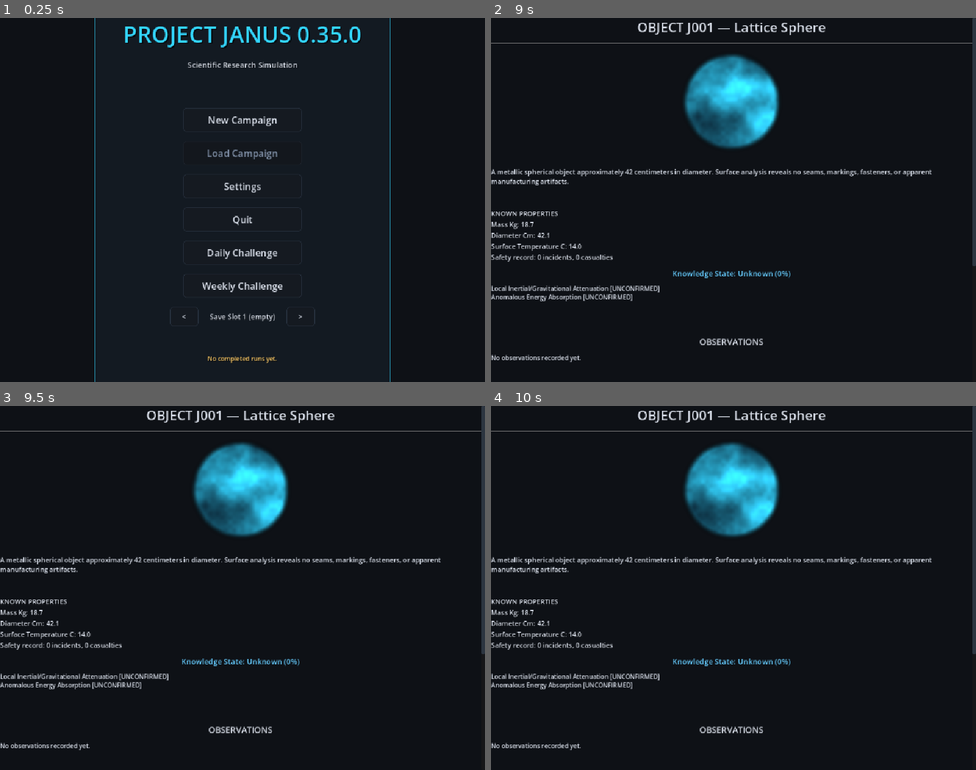
Above: before the commit, frames 1-4 (two rows, left to right).
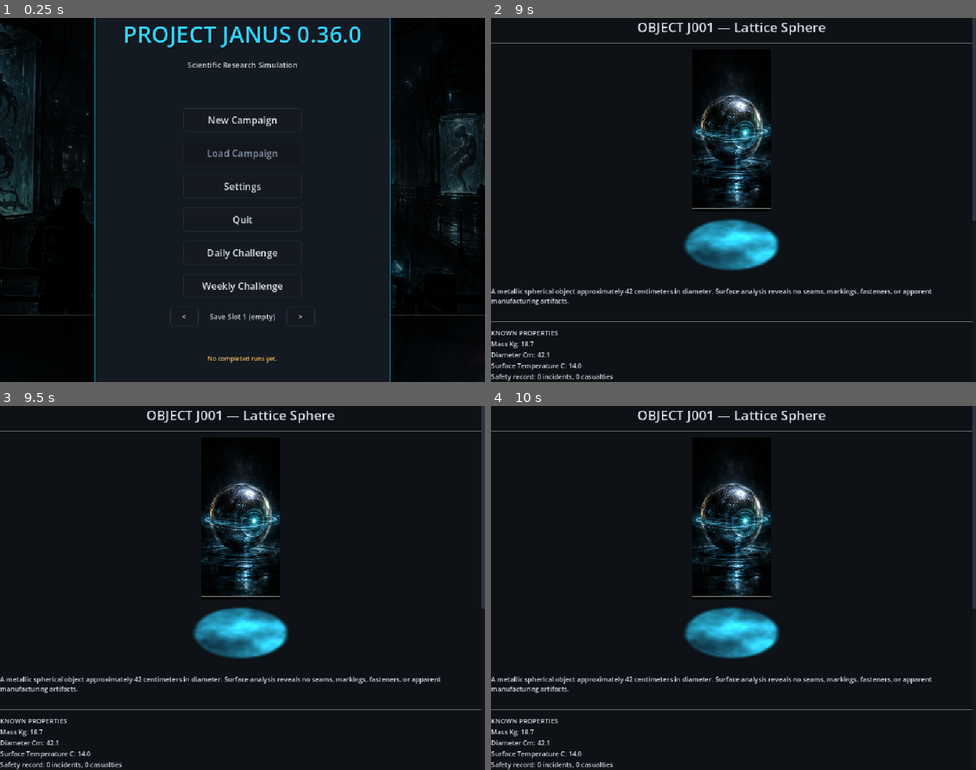
Above: after the commit, the same moments.

Repository: lutecian/project-janus
Game: Godot game, scene res://scenes/main/main_menu.tscn
The game is run twice, just before and just after one commit, with the same random seed, the same clock (stepped at 60 frames per second) and the same inputs.
Inputs (mouse positions are in pixels of both pictures, inside the frame that each line leads up to):
- Up to frame 1 (0.25 s): no input
- Up to frame 2 (9 s): click "New Campaign" at 0.5 s; click "Back" at 1.25 s; click "New Campaign" at 2 s; click "Normal" at 2.75 s; click "Normal" at 3.5 s; click "Sandbox (standard campaign)" at 4.25 s; click "Sandbox (standard campaign)" at 5 s; click "New Game+ (bonus funds, harde…" at 5.75 s; click "New Game+ (bonus funds, harde…" at 6.5 s; click "Begin Campaign" at 7.25 s; click "Skip guided tour" at 8 s; click "Artifact" at 8.75 s
- Up to frame 3 (9.5 s): no input
- Up to frame 4 (10 s): tap Enter at 9.5 s; move the mouse to (840, 569) at 9.52 s; click (840, 569) at 9.67 s

The runs differ from the first frame. In frame 1, 1.6% of the frame differs, in the area x 0-100%, y 1-82%; in frame 2, 11%; in frame 3, 11%, in the area x 0-100%, y 9-100%; in frame 4, 11%.

Commit message:
JANUS 0.36 generated art integrated
- 72 sliced assets from CatGPT pack (7.5MB)
- Portraits: artifacts, staff, directors; places: menu/infirmary
- Facility icons in list rows; null-safe fallbacks everywhere
- ART_BRIEF updated to 18 artifacts + 24 icons
- 28 suites green, no sim changes

Diff:
--- a/scenes/experiment/artifact_detail.gd
+++ b/scenes/experiment/artifact_detail.gd
@@ -2,6 +2,7 @@
 
 @onready var title_label: Label = $ScrollContainer/VBox/title_label
 @onready var portrait_rect: ColorRect = $ScrollContainer/VBox/portrait_rect
+@onready var art_image: TextureRect = $ScrollContainer/VBox/art_image
 @onready var desc_label: RichTextLabel = $ScrollContainer/VBox/desc_label
 
 const PORTRAIT_STYLE := {
@@ -37,7 +38,14 @@
 	_display_artifact()
 
 func _apply_portrait():
-	var style: Dictionary = PORTRAIT_STYLE.get(GameState.artifact.get("id", "J001"), PORTRAIT_STYLE["J001"])
+	var art_id: String = GameState.artifact.get("id", "J001")
+	var tex: Texture2D = load("res://assets/art/artifacts/%s.png" % art_id.to_lower()) as Texture2D
+	if tex != null:
+		art_image.texture = tex
+		art_image.visible = true
+	else:
+		art_image.visible = false
+	var style: Dictionary = PORTRAIT_STYLE.get(art_id, PORTRAIT_STYLE["J001"])
 	var shader := load("res://assets/shaders/artifact_portrait.gdshader") as Shader
 	if shader == null:
 		return
--- a/scenes/experiment/artifact_detail.tscn
+++ b/scenes/experiment/artifact_detail.tscn
@@ -34,9 +34,16 @@
 [node name="Sep1" type="HSeparator" parent="ScrollContainer/VBox"]
 layout_mode = 2
 
+[node name="art_image" type="TextureRect" parent="ScrollContainer/VBox"]
+layout_mode = 2
+custom_minimum_size = Vector2(0, 340)
+size_flags_horizontal = 3
+expand_mode = 1
+stretch_mode = 5
+
 [node name="portrait_rect" type="ColorRect" parent="ScrollContainer/VBox"]
 layout_mode = 2
-custom_minimum_size = Vector2(220, 220)
+custom_minimum_size = Vector2(220, 120)
 size_flags_horizontal = 4
 color = Color(0, 0, 0, 0)
 
--- a/scenes/experiment/helios_intel.gd
+++ b/scenes/experiment/helios_intel.gd
@@ -3,6 +3,7 @@
 @onready var title_label: Label = $ScrollContainer/VBox/title_label
 @onready var market_bars: Control = $ScrollContainer/VBox/market_bars
 @onready var helios_info: Label = $ScrollContainer/VBox/helios_info
+@onready var directors_row: HBoxContainer = $ScrollContainer/VBox/directors_row
 @onready var reports_label: RichTextLabel = $ScrollContainer/VBox/reports_label
 @onready var btn_back: Button = $ScrollContainer/VBox/ButtonRow/btn_back
 
@@ -29,6 +30,7 @@
 			rd.get("name", "?"), float(rd.get("share", 0))
 		]
 	helios_info.text = market_text
+	_populate_directors(ordered)
 
 	var reports_text := ""
 	var reports: Array = GameState.intelligence_reports
@@ -44,5 +46,33 @@
 			]
 	reports_label.text = reports_text
 
+func _populate_directors(ordered: Array):
+	for child in directors_row.get_children():
+		child.queue_free()
+	for r in ordered:
+		var rd: Dictionary = r as Dictionary
+		if rd.get("acquired_by_player", false) or rd.get("status", "active") != "active":
+			continue
+		var key: String = rd.get("id", "").replace("RIV_", "").to_lower()
+		var tex: Texture2D = load("res://assets/art/directors/%s.png" % key) as Texture2D
+		if tex == null:
+			continue
+		var cell := VBoxContainer.new()
+		cell.add_theme_constant_override("separation", 2)
+		var img := TextureRect.new()
+		img.texture = tex
+		img.custom_minimum_size = Vector2(96, 120)
+		img.expand_mode = 1
+		img.stretch_mode = 5
+		cell.add_child(img)
+		var name := Label.new()
+		name.text = rd.get("director", rd.get("name", "?"))
+		name.add_theme_font_size_override("font_size", 11)
+		name.horizontal_alignment = HORIZONTAL_ALIGNMENT_CENTER
+		name.autowrap_mode = 2
+		name.custom_minimum_size = Vector2(96, 0)
+		cell.add_child(name)
+		directors_row.add_child(cell)
+
 func _on_back():
 	get_tree().change_scene_to_file("res://scenes/laboratory/laboratory.tscn")
--- a/scenes/experiment/helios_intel.tscn
+++ b/scenes/experiment/helios_intel.tscn
@@ -46,6 +46,17 @@
 theme_override_font_sizes/font_size = 14
 text = "Rival Information"
 
+[node name="DirectorsHeader" type="Label" parent="ScrollContainer/VBox"]
+layout_mode = 2
+theme_override_font_sizes/font_size = 16
+text = "PERSONS OF INTEREST"
+horizontal_alignment = 1
+
+[node name="directors_row" type="HBoxContainer" parent="ScrollContainer/VBox"]
+layout_mode = 2
+theme_override_constants/separation = 8
+alignment = 1
+
 [node name="Sep2" type="HSeparator" parent="ScrollContainer/VBox"]
 layout_mode = 2
 
--- a/scenes/experiment/scientist_detail.gd
+++ b/scenes/experiment/scientist_detail.gd
@@ -5,6 +5,7 @@
 @onready var skills_label: Label = $ScrollContainer/VBox/skills_label
 @onready var traits_label: Label = $ScrollContainer/VBox/traits_label
 @onready var train_hint: Label = $ScrollContainer/VBox/train_hint
+@onready var staff_image: TextureRect = $ScrollContainer/VBox/staff_image
 @onready var train_container: VBoxContainer = $ScrollContainer/VBox/train_container
 @onready var status_label: Label = $ScrollContainer/VBox/status_label
 @onready var history_label: RichTextLabel = $ScrollContainer/VBox/history_label
@@ -26,6 +27,13 @@
 		scientist.get("first_name", "?"),
 		scientist.get("last_name", "?")
 	]
+	var portrait_key: String = scientist.get("id", "").replace("SCIENTIST_", "").to_lower()
+	var portrait: Texture2D = load("res://assets/art/staff/%s.png" % portrait_key) as Texture2D
+	if portrait != null:
+		staff_image.texture = portrait
+		staff_image.visible = true
+	else:
+		staff_image.visible = false
 	specialty_label.text = "Specialty: %s" % scientist.get("primary_specialty", "unknown").replace("_", " ").capitalize()
 
 	var skills: Dictionary = scientist.get("skills", {})
--- a/scenes/experiment/scientist_detail.tscn
+++ b/scenes/experiment/scientist_detail.tscn
@@ -36,6 +36,13 @@
 theme_override_font_sizes/font_size = 16
 text = "Specialty"
 horizontal_alignment = 1
+
+[node name="staff_image" type="TextureRect" parent="ScrollContainer/VBox"]
+layout_mode = 2
+custom_minimum_size = Vector2(0, 300)
+size_flags_horizontal = 3
+expand_mode = 1
+stretch_mode = 5
 
 [node name="Sep1" type="HSeparator" parent="ScrollContainer/VBox"]
 layout_mode = 2
--- a/scenes/facilities/facilities.gd
+++ b/scenes/facilities/facilities.gd
@@ -6,10 +6,39 @@
 @onready var status_label: Label = $ScrollContainer/VBox/status_label
 @onready var btn_back: Button = $ScrollContainer/VBox/ButtonRow/btn_back
 
+const ROOM_ICONS := {
+	"FAC_LAB": "cyan_04",
+	"FAC_SHIELD": "cyan_01",
+	"FAC_DESK": "cyan_21",
+	"FAC_INTEL": "cyan_13",
+	"FAC_SCANNER": "cyan_03",
+	"FAC_GARRISON": "cyan_02",
+}
+const PRIZE_ICONS := {
+	"FAC_PRIZE_HEL": "gold_08",
+	"FAC_PRIZE_BER": "gold_06",
+	"FAC_PRIZE_NOR": "gold_05",
+	"FAC_PRIZE_VAN": "gold_03",
+	"FAC_PRIZE_SOL": "gold_07",
+	"FAC_PRIZE_KIT": "gold_04",
+}
+
 func _ready():
 	btn_back.pressed.connect(_on_back)
 	facility_map.room_clicked.connect(_on_buy)
 	_refresh()
+
+func _icon_for(fid: String) -> Texture2D:
+	var base := fid
+	for suffix in ["_3", "_2"]:
+		if base.ends_with(suffix):
+			base = base.left(base.length() - suffix.length())
+			break
+	if ROOM_ICONS.has(base):
+		return load("res://assets/art/icons/%s.png" % ROOM_ICONS[base]) as Texture2D
+	if PRIZE_ICONS.has(fid):
+		return load("res://assets/art/icons/%s.png" % PRIZE_ICONS[fid]) as Texture2D
+	return null
 
 func _refresh():
 	funds_label.text = "Funds: $%d | Security: %d | Military ties: %d" % [
@@ -28,6 +57,16 @@
 			continue
 		var need: String = fd.get("requires", "")
 		var locked: bool = need != "" and not GameState.has_facility(need)
+		var row := HBoxContainer.new()
+		row.add_theme_constant_override("separation", 10)
+		var icon: Texture2D = _icon_for(fid)
+		if icon != null:
+			var icon_rect := TextureRect.new()
+			icon_rect.texture = icon
+			icon_rect.custom_minimum_size = Vector2(48, 48)
+			icon_rect.expand_mode = 1
+			icon_rect.stretch_mode = 5
+			row.add_child(icon_rect)
 		var line := Label.new()
 		var state := "OWNED" if GameState.has_facility(fid) else "$%d" % GameState.facility_price(fid)
 		if locked:
@@ -37,7 +76,9 @@
 		]
 		line.add_theme_font_size_override("font_size", 14)
 		line.autowrap_mode = 2
-		facilities_container.add_child(line)
+		line.size_flags_horizontal = 3
+		row.add_child(line)
+		facilities_container.add_child(row)
 		if not GameState.has_facility(fid):
 			var buy_btn := Button.new()
 			buy_btn.text = "Build: %s ($%d)" % [fd.get("name", "?"), GameState.facility_price(fid)]
--- a/scenes/infirmary/infirmary.tscn
+++ b/scenes/infirmary/infirmary.tscn
@@ -1,6 +1,7 @@
-[gd_scene load_steps=2 format=3 uid="uid://inf00001"]
+[gd_scene load_steps=3 format=3 uid="uid://inf00001"]
 
 [ext_resource type="Script" path="res://scenes/infirmary/infirmary.gd" id="1_script"]
+[ext_resource type="Texture2D" path="res://assets/art/places/memorial.png" id="2_art"]
 
 [node name="Infirmary" type="Control"]
 layout_mode = 3
@@ -77,6 +78,14 @@
 text = "MEMORIAL WALL"
 horizontal_alignment = 1
 
+[node name="memorial_image" type="TextureRect" parent="ScrollContainer/VBox"]
+texture = ExtResource("2_art")
+layout_mode = 2
+custom_minimum_size = Vector2(0, 200)
+size_flags_horizontal = 3
+expand_mode = 1
+stretch_mode = 5
+
 [node name="memorial_label" type="RichTextLabel" parent="ScrollContainer/VBox"]
 layout_mode = 2
 custom_minimum_size = Vector2(0, 150)
--- a/scenes/main/main_menu.tscn
+++ b/scenes/main/main_menu.tscn
@@ -1,6 +1,7 @@
-[gd_scene load_steps=2 format=3 uid="uid://main00001"]
+[gd_scene load_steps=3 format=3 uid="uid://main00001"]
 
 [ext_resource type="Script" path="res://scenes/main/main_menu.gd" id="1_script"]
+[ext_resource type="Texture2D" path="res://assets/art/keyart/capsule.png" id="2_art"]
 
 [node name="MainMenu" type="Control"]
 layout_mode = 3
@@ -10,6 +11,18 @@
 grow_horizontal = 2
 grow_vertical = 2
 script = ExtResource("1_script")
+
+[node name="MenuBg" type="TextureRect" parent="."]
+texture = ExtResource("2_art")
+layout_mode = 1
+anchors_preset = 15
+anchor_right = 1.0
+anchor_bottom = 1.0
+grow_horizontal = 2
+grow_vertical = 2
+expand_mode = 1
+stretch_mode = 6
+modulate = Color(0.45, 0.45, 0.45, 1)
 
 [node name="Card" type="PanelContainer" parent="."]
 layout_mode = 1
--- a/scripts/autoload/game_state.gd
+++ b/scripts/autoload/game_state.gd
@@ -1,6 +1,6 @@
 extends Node
 
-const GAME_VERSION := "0.35.0"
+const GAME_VERSION := "0.36.0"
 const ObservationSimulator = preload("res://scripts/simulation/observation_simulator.gd")
 
 var campaign_id: String = ""
Binary file added: assets/art/artifacts/j001.png
Binary file added: assets/art/artifacts/j002.png
Binary file added: assets/art/artifacts/j003.png
Binary file added: assets/art/artifacts/j004.png
Binary file added: assets/art/artifacts/j005.png
Binary file added: assets/art/artifacts/j006.png
Binary file added: assets/art/artifacts/j007.png
Binary file added: assets/art/artifacts/j008.png
Binary file added: assets/art/artifacts/j009.png
Binary file added: assets/art/artifacts/j010.png
Binary file added: assets/art/artifacts/j011.png
Binary file added: assets/art/artifacts/j012.png
(and 62 more such lines)
